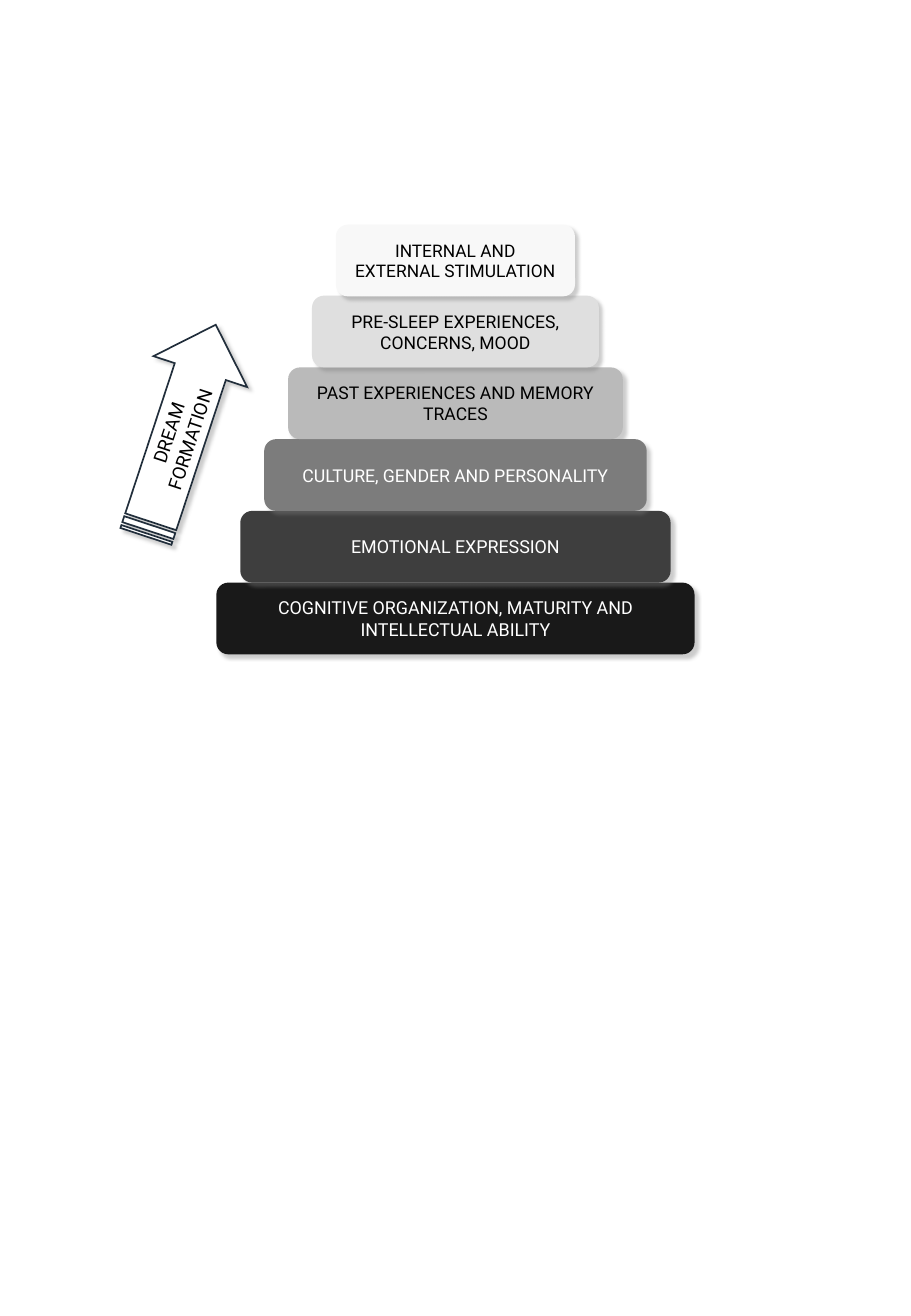
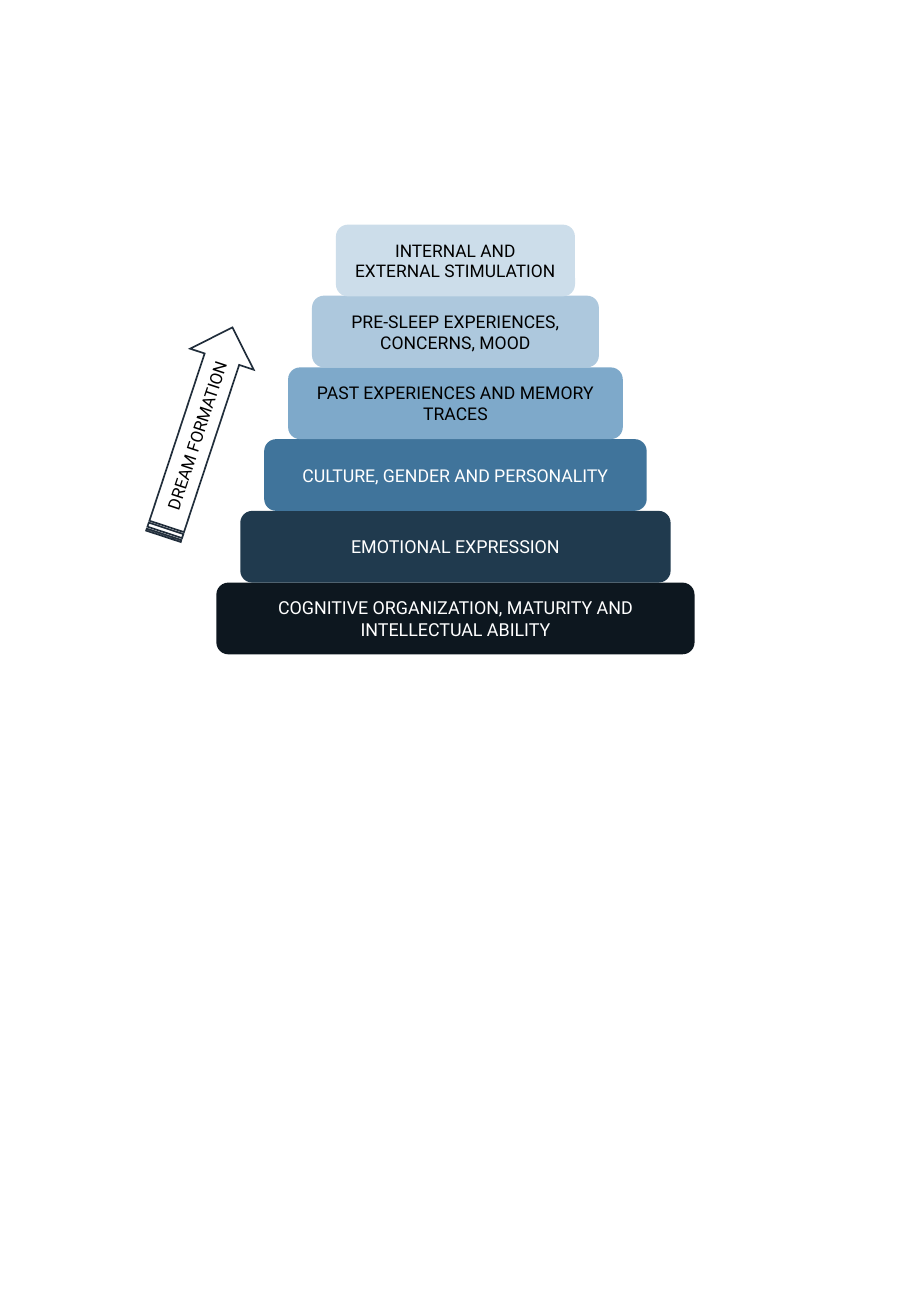
Before and after one commit to raphaelvallat/Thesis, a slide deck: slide 1 of Fig/Intro/Intro_Pyramid_dream_construction/Intro_pyramid_dream.pptx. Drawn at 911x1316 pixels with LibreOffice and Linux fonts; fonts in the diff are those of the drawing. Boxes give left, top, right and bottom in pixels: in the first picture for what was removed or moved away, otherwise in the second. Text is boxed around its words. In the diff, an @@ line names an element or a change of style, - is before the commit and + after.

Commit message:
Finished chapter 3 dream content + BW Grandville

```diff
--- a/Fig/Intro/Intro_Pyramid_dream_construction/Intro_pyramid_dream.pptx
+++ b/Fig/Intro/Intro_Pyramid_dream_construction/Intro_pyramid_dream.pptx
@@ rounded rectangle "INTERNAL AND EXTERNAL STIMULATION" at (x1=336, y1=225, x2=576, y2=296): fill #F8F8F8 to #CCDDEA; shadow off @@
@@ rounded rectangle "PRE-SLEEP EXPERIENCES, CONCERNS, MOOD" at (x1=312, y1=295, x2=599, y2=367): fill #DFDFDF to #ADC8DD; shadow off @@
@@ striped right arrow "DREAM FORMATION" resized from (x1=99, y1=310, x2=262, y2=552) to (x1=131, y1=317, x2=264, y2=547) @@
@@ striped right arrow "DREAM FORMATION" at (x1=131, y1=317, x2=264, y2=547): size 11 to 10 pt; shadow off @@
@@ rounded rectangle "PAST EXPERIENCES AND MEMORY TRACES" at (x1=288, y1=367, x2=623, y2=438): fill #BABABA to #7EA9CA; shadow off @@
@@ rounded rectangle "CULTURE, GENDER AND PERSONALITY" at (x1=265, y1=440, x2=647, y2=511): fill #7C7C7C to #40749B; shadow off @@
@@ rounded rectangle "EMOTIONAL EXPRESSION" at (x1=241, y1=511, x2=670, y2=583): fill #3E3E3E to #203A4E; shadow off @@
@@ rounded rectangle "COGNITIVE ORGANIZATION, MATURITY AND INTELLECTUAL ..." at (x1=216, y1=583, x2=695, y2=655): fill #191919 to #0D171F; shadow off @@
```
Also in this commit, not shown: 1 other slide changed, 9 other files.
